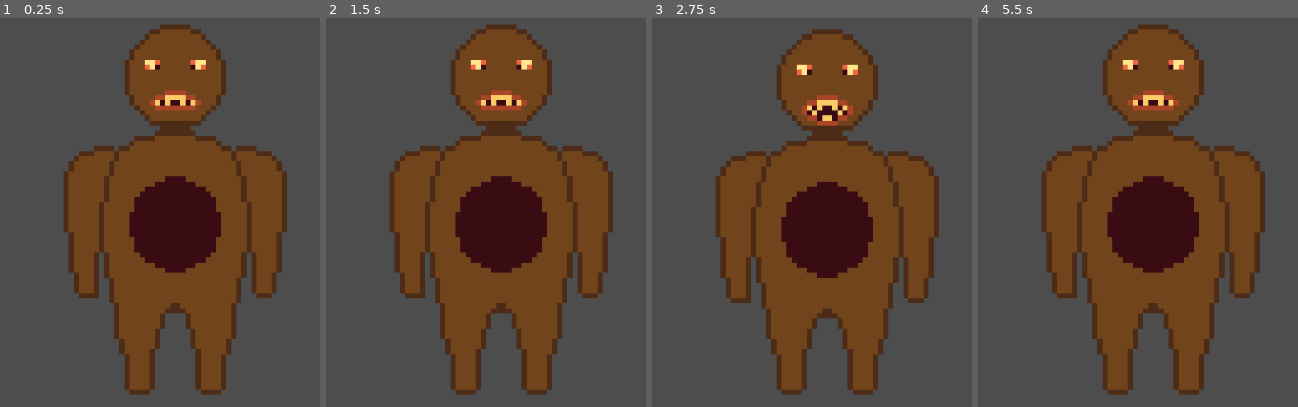
Above: before the commit, frames 1-4 (left to right).
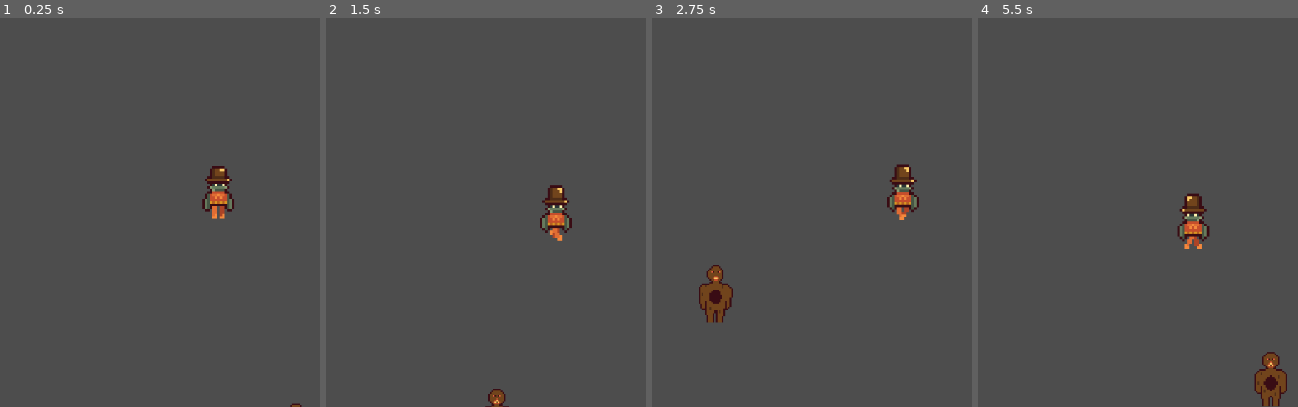
Above: after the commit, the same moments.

Repository: Azat201003/game
Game: Godot game, scene res://scenes/street.tscn
Two runs of this game, one before a commit and one after it. Both use one fixed random seed, a clock stepped at 60 frames per second and the inputs below. This scene is started directly instead of the project's main scene.
Inputs:
- Up to frame 1 (0.25 s): no input
- Up to frame 2 (1.5 s): tap Enter at 0.5 s; hold Right (moveRight) 0.53-1.28 s; hold Down (moveDown) from 1.28 s (still down)
- Up to frame 3 (2.75 s): release Down (moveDown) at 2.03 s; hold Right (moveRight) from 2.03 s (still down)
- Up to frame 4 (5.5 s): release Right (moveRight) at 2.78 s; hold Up (moveUp) 2.78-3.53 s; hold Left (moveLeft) 3.53-5.03 s; tap Space at 5 s; hold Down (moveDown) from 5.03 s (still down)

The runs differ from the first frame. In frame 1, 39% of the frame differs, in the area x 20-95%, y 1-100%; in frame 2, 40%; in frame 3, 40%; in frame 4, 40%, in the area x 20-97%, y 1-100%.

Commit message:
code

Diff:
--- a/scenes/street.tscn
+++ b/scenes/street.tscn
@@ -1,31 +1,34 @@
-[gd_scene load_steps=9 format=3 uid="uid://b1wqi13onii54"]
+[gd_scene load_steps=24 format=3 uid="uid://b1wqi13onii54"]
 
 [ext_resource type="Texture2D" uid="uid://dnlaynsxrxxpy" path="res://textures/медведь.png" id="1_nr2sb"]
 [ext_resource type="Script" path="res://animStart.gd" id="2_ufvy8"]
-
-[sub_resource type="AtlasTexture" id="AtlasTexture_iybhg"]
+[ext_resource type="Script" path="res://scenes/Player.gd" id="3_y1xu6"]
+[ext_resource type="Texture2D" uid="uid://cetoitwybcewh" path="res://textures/персонаж/sprite.png" id="4_rkwt7"]
+[ext_resource type="Script" path="res://Camera2D.gd" id="5_ax8nu"]
+
+[sub_resource type="AtlasTexture" id="AtlasTexture_pt4jx"]
 atlas = ExtResource("1_nr2sb")
-region = Rect2(0, 0, 64, 100)
-
-[sub_resource type="AtlasTexture" id="AtlasTexture_xew55"]
+region = Rect2(0, 0, 28, 50)
+
+[sub_resource type="AtlasTexture" id="AtlasTexture_3ayk3"]
 atlas = ExtResource("1_nr2sb")
-region = Rect2(64, 0, 64, 100)
-
-[sub_resource type="AtlasTexture" id="AtlasTexture_fpeum"]
+region = Rect2(28, 0, 28, 50)
+
+[sub_resource type="AtlasTexture" id="AtlasTexture_sb1rp"]
 atlas = ExtResource("1_nr2sb")
-region = Rect2(128, 0, 64, 100)
+region = Rect2(56, 0, 28, 50)
 
 [sub_resource type="SpriteFrames" id="SpriteFrames_njc4g"]
 animations = [{
 "frames": [{
 "duration": 1.0,
-"texture": SubResource("AtlasTexture_iybhg")
-}, {
-"duration": 1.0,
-"texture": SubResource("AtlasTexture_xew55")
-}, {
-"duration": 1.0,
-"texture": SubResource("AtlasTexture_fpeum")
+"texture": SubResource("AtlasTexture_pt4jx")
+}, {
+"duration": 1.0,
+"texture": SubResource("AtlasTexture_3ayk3")
+}, {
+"duration": 1.0,
+"texture": SubResource("AtlasTexture_sb1rp")
 }],
 "loop": true,
 "name": &"idle",
@@ -34,6 +37,98 @@
 
 [sub_resource type="Animation" id="Animation_g6w0u"]
 resource_name = "idle"
+length = 2.0
+loop_mode = 1
+tracks/0/type = "value"
+tracks/0/imported = false
+tracks/0/enabled = true
+tracks/0/path = NodePath(".:frame")
+tracks/0/interp = 0
+tracks/0/loop_wrap = true
+tracks/0/keys = {
+"times": PackedFloat32Array(0.5, 1, 1.5, 2),
+"transitions": PackedFloat32Array(1, 1, 1, 1),
+"update": 1,
+"values": [0, 1, 2, 1]
+}
+
+[sub_resource type="AnimationLibrary" id="AnimationLibrary_r5sk1"]
+_data = {
+"idle": SubResource("Animation_g6w0u")
+}
+
+[sub_resource type="AtlasTexture" id="AtlasTexture_gnh21"]
+atlas = ExtResource("4_rkwt7")
+region = Rect2(0, 0, 13, 22)
+
+[sub_resource type="AtlasTexture" id="AtlasTexture_vduih"]
+atlas = ExtResource("4_rkwt7")
+region = Rect2(13, 0, 13, 22)
+
+[sub_resource type="AtlasTexture" id="AtlasTexture_u2o6n"]
+atlas = ExtResource("4_rkwt7")
+region = Rect2(26, 0, 13, 22)
+
+[sub_resource type="AtlasTexture" id="AtlasTexture_wbpff"]
+atlas = ExtResource("4_rkwt7")
+region = Rect2(39, 0, 13, 22)
+
+[sub_resource type="AtlasTexture" id="AtlasTexture_7ljix"]
+atlas = ExtResource("4_rkwt7")
+region = Rect2(52, 0, 13, 22)
+
+[sub_resource type="AtlasTexture" id="AtlasTexture_1jvxm"]
+atlas = ExtResource("4_rkwt7")
+region = Rect2(65, 0, 13, 22)
+
+[sub_resource type="AtlasTexture" id="AtlasTexture_cwjrt"]
+atlas = ExtResource("4_rkwt7")
+region = Rect2(78, 0, 13, 22)
+
+[sub_resource type="AtlasTexture" id="AtlasTexture_1y1ti"]
+atlas = ExtResource("4_rkwt7")
+region = Rect2(91, 0, 13, 22)
+
+[sub_resource type="SpriteFrames" id="SpriteFrames_c5qfu"]
+animations = [{
+"frames": [{
+"duration": 1.0,
+"texture": SubResource("AtlasTexture_gnh21")
+}, {
+"duration": 1.0,
+"texture": SubResource("AtlasTexture_vduih")
+}, {
+"duration": 1.0,
+"texture": SubResource("AtlasTexture_u2o6n")
+}, {
+"duration": 1.0,
+"texture": SubResource("AtlasTexture_wbpff")
+}],
+"loop": true,
+"name": &"idle",
+"speed": 5.0
+}, {
+"frames": [{
+"duration": 1.0,
+"texture": SubResource("AtlasTexture_7ljix")
+}, {
+"duration": 1.0,
+"texture": SubResource("AtlasTexture_1jvxm")
+}, {
+"duration": 1.0,
+"texture": SubResource("AtlasTexture_cwjrt")
+}, {
+"duration": 1.0,
+"texture": SubResource("AtlasTexture_1y1ti")
+}],
+"loop": true,
+"name": &"walk",
+"speed": 5.0
+}]
+
+[sub_resource type="Animation" id="Animation_iltkr"]
+resource_name = "idle"
+length = 2.0
 loop_mode = 1
 tracks/0/type = "value"
 tracks/0/imported = false
@@ -42,15 +137,57 @@
 tracks/0/interp = 1
 tracks/0/loop_wrap = true
 tracks/0/keys = {
-"times": PackedFloat32Array(0, 0.5, 1),
-"transitions": PackedFloat32Array(1, 1, 1),
-"update": 1,
-"values": [0, 1, 2]
-}
-
-[sub_resource type="AnimationLibrary" id="AnimationLibrary_r5sk1"]
+"times": PackedFloat32Array(0, 0.5, 1, 1.5),
+"transitions": PackedFloat32Array(1, 1, 1, 1),
+"update": 1,
+"values": [0, 1, 2, 3]
+}
+tracks/1/type = "value"
+tracks/1/imported = false
+tracks/1/enabled = true
+tracks/1/path = NodePath(".:animation")
+tracks/1/interp = 1
+tracks/1/loop_wrap = true
+tracks/1/keys = {
+"times": PackedFloat32Array(0),
+"transitions": PackedFloat32Array(1),
+"update": 1,
+"values": [&"idle"]
+}
+
+[sub_resource type="Animation" id="Animation_ag2i0"]
+resource_name = "walk"
+length = 2.0
+loop_mode = 1
+tracks/0/type = "value"
+tracks/0/imported = false
+tracks/0/enabled = true
+tracks/0/path = NodePath(".:frame")
+tracks/0/interp = 1
+tracks/0/loop_wrap = true
+tracks/0/keys = {
+"times": PackedFloat32Array(0, 0.5, 1, 1.5),
+"transitions": PackedFloat32Array(1, 1, 1, 1),
+"update": 1,
+"values": [0, 1, 2, 3]
+}
+tracks/1/type = "value"
+tracks/1/imported = false
+tracks/1/enabled = true
+tracks/1/path = NodePath(".:animation")
+tracks/1/interp = 1
+tracks/1/loop_wrap = true
+tracks/1/keys = {
+"times": PackedFloat32Array(0),
+"transitions": PackedFloat32Array(1),
+"update": 1,
+"values": [&"walk"]
+}
+
+[sub_resource type="AnimationLibrary" id="AnimationLibrary_cfoyf"]
 _data = {
-"idle": SubResource("Animation_g6w0u")
+"idle": SubResource("Animation_iltkr"),
+"walk": SubResource("Animation_ag2i0")
 }
 
 [node name="Node2D" type="Node2D"]
@@ -58,8 +195,8 @@
 [node name="AnimatedSprite2D" type="AnimatedSprite2D" parent="."]
 texture_filter = 1
 texture_repeat = 2
-position = Vector2(505, 264)
-scale = Vector2(7.32152, 7.32152)
+position = Vector2(192, 187)
+scale = Vector2(0.642, 0.642)
 sprite_frames = SubResource("SpriteFrames_njc4g")
 animation = &"idle"
 frame = 1
@@ -69,3 +206,30 @@
 libraries = {
 "": SubResource("AnimationLibrary_r5sk1")
 }
+
+[node name="Player" type="Node2D" parent="."]
+position = Vector2(161, 93)
+scale = Vector2(1.00663, 1.0343)
+script = ExtResource("3_y1xu6")
+
+[node name="AnimatedSprite2D" type="AnimatedSprite2D" parent="Player"]
+texture_filter = 1
+texture_repeat = 2
+sprite_frames = SubResource("SpriteFrames_c5qfu")
+animation = &"idle"
+
+[node name="AnimationPlayer" type="AnimationPlayer" parent="Player/AnimatedSprite2D"]
+speed_scale = 4.0
+libraries = {
+"": SubResource("AnimationLibrary_cfoyf")
+}
+
+[node name="Camera2D" type="Camera2D" parent="Player"]
+position = Vector2(-161, -93)
+anchor_mode = 0
+zoom = Vector2(3.5, 3.5)
+position_smoothing_enabled = true
+drag_left_margin = 0.4
+drag_right_margin = 0.4
+drag_bottom_margin = 0.3
+script = ExtResource("5_ax8nu")
Binary file changed: textures/медведь.png
Binary file added: textures/первая сцена.png
Not shown, added: textures/первая сцена.png.import
